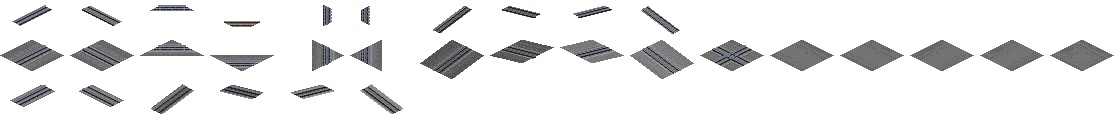
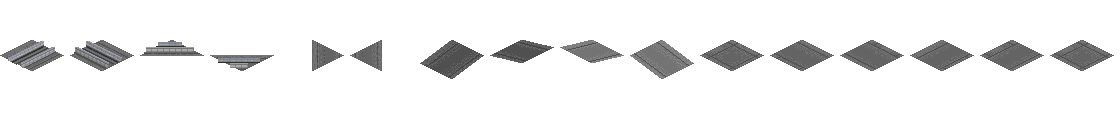
Layered file, before and after one edit (1120x120). Changes by layer:
hid group "Shinkansen" (5 layers) over [2, 5, 1114, 114]
added group "SC Maglev" with 1 layers above "1067" over [8, 41, 260, 69]
added layer "Layer 3" in group "SC Maglev" over [8, 41, 260, 69]
painted on "Urban Underlay" over [14, 45, 681, 74]
